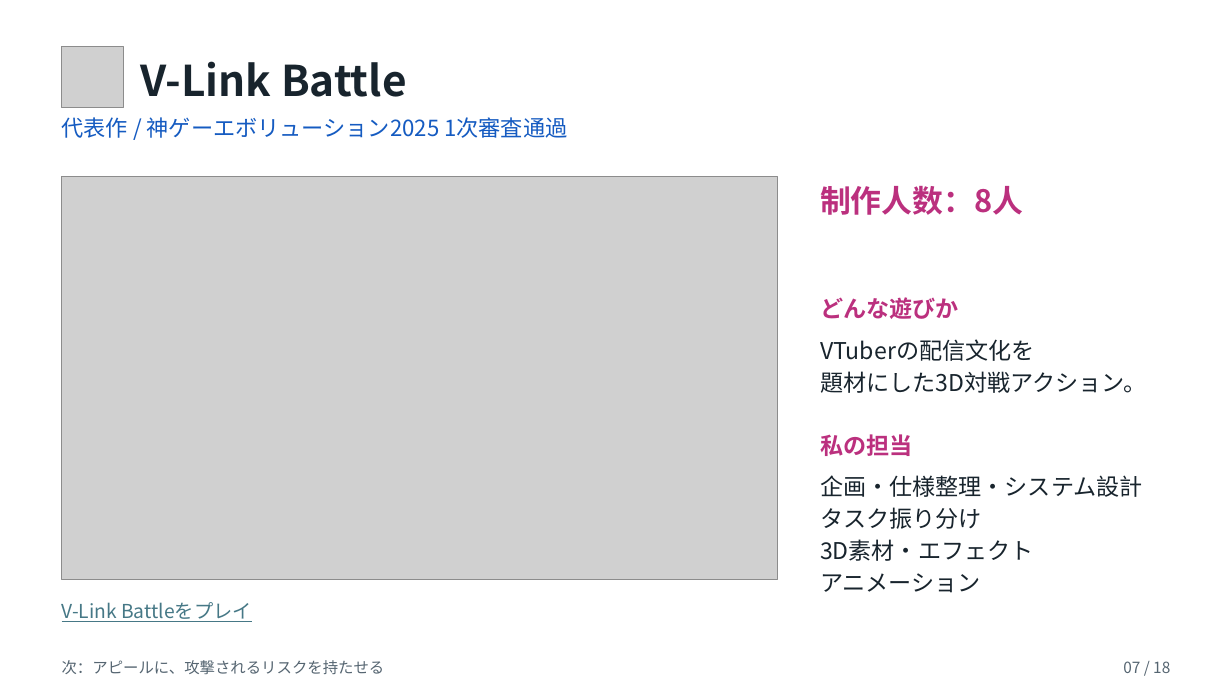
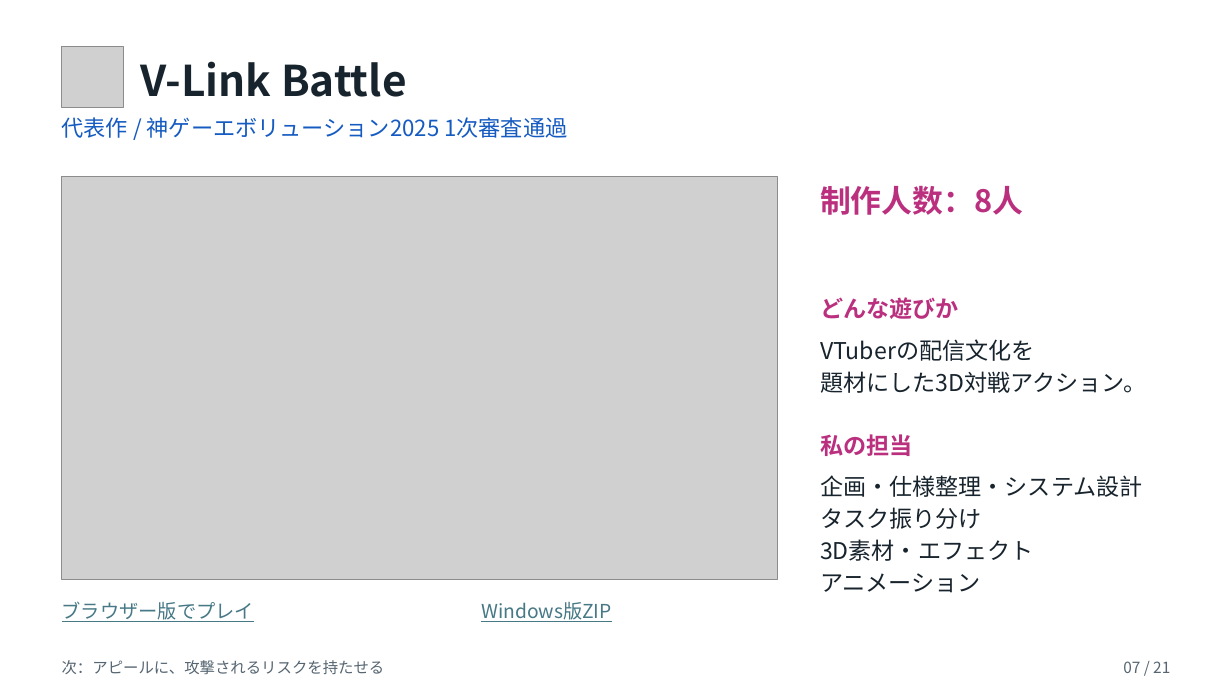
Before and after one commit to kuon-haruto/portfolio, a slide deck: slide 7 of documents/portfolio/島本善太_ポートフォリオ.pptx. Drawn at 1232x693 pixels with LibreOffice and Linux fonts; fonts in the diff are those of the drawing; grey boxes stand for pictures. Boxes give left, top, right and bottom in pixels: in the first picture for what was removed or moved away, otherwise in the second. Text is boxed around its words. In the diff, an @@ line names an element or a change of style, - is before the commit and + after.

```diff
--- a/documents/portfolio/島本善太_ポートフォリオ.pptx
+++ b/documents/portfolio/島本善太_ポートフォリオ.pptx
@@ text at box(62, 601, 254, 622): text changed @@
-V-Link Battleをプレイ
+ブラウザー版でプレイ
@@ text added at box(481, 602, 612, 622), 15 pt, text #467886, underline @@
+Windows版ZIP
@@ text at box(1123, 661, 1170, 673): text changed @@
-07 / 18
+07 / 21
```
Also in this commit, not shown: 17 other slides changed, 3 slides added, 3 other files.
